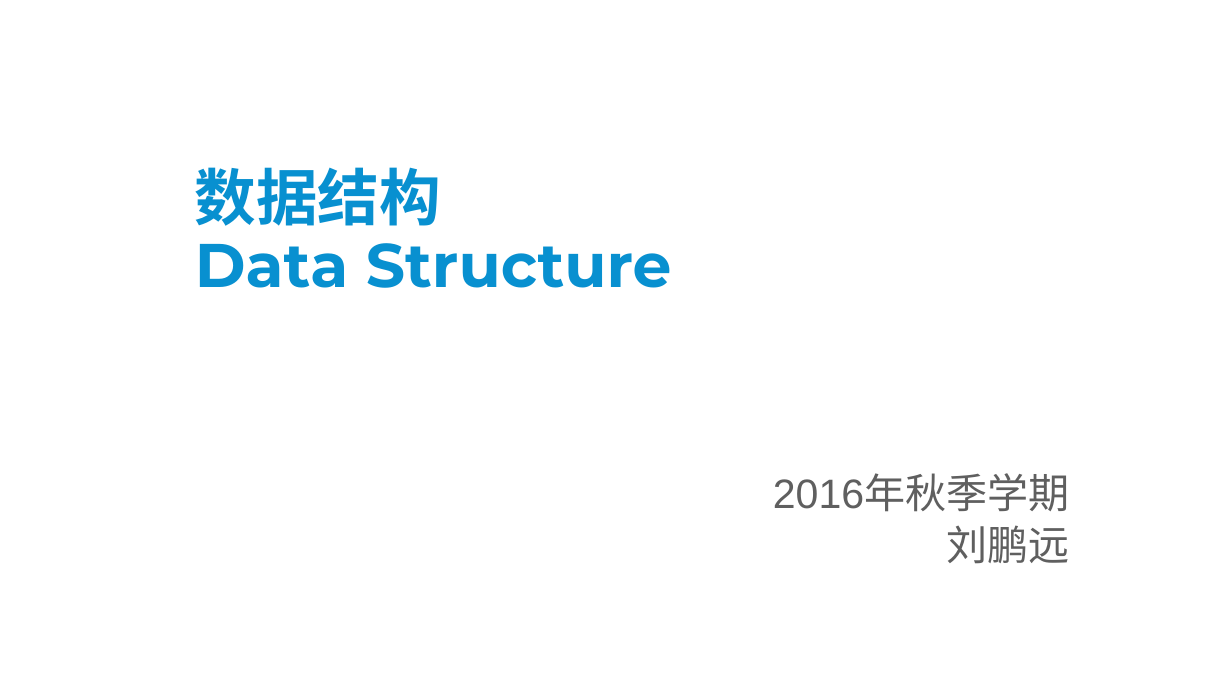
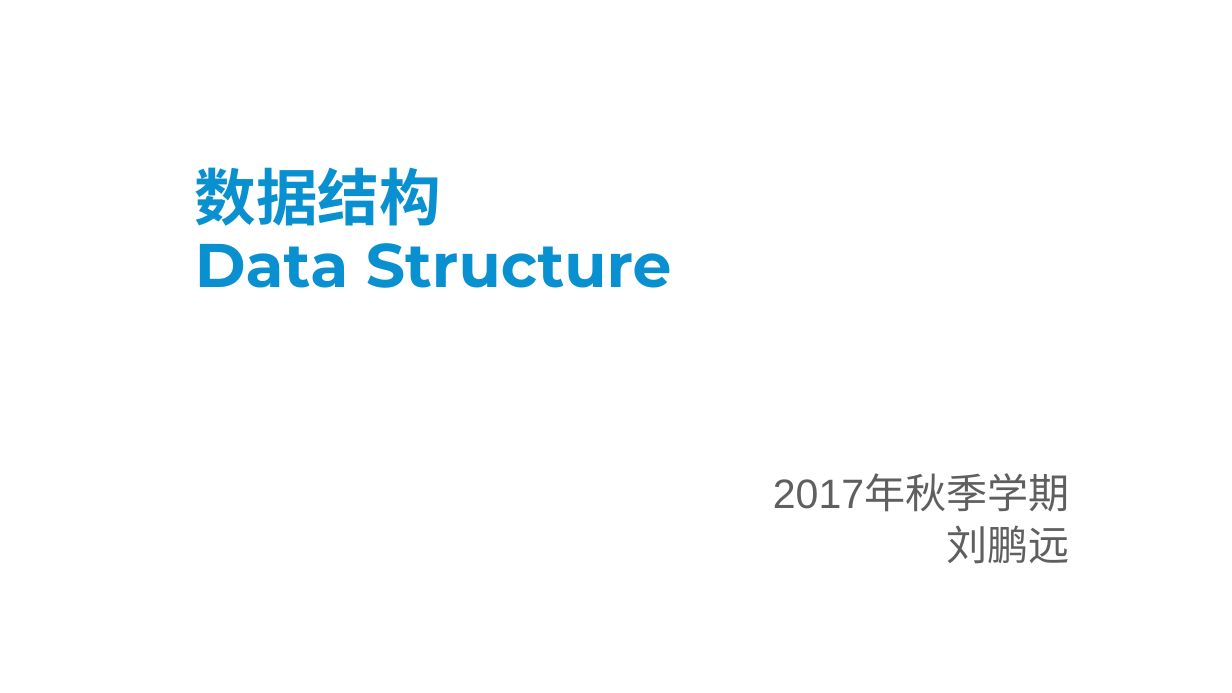
Before and after one commit to liupengyuan/Data_structure, a slide deck: slide 1 of 11.ppt. Drawn at 1232x693 pixels with LibreOffice and Linux fonts; fonts in the diff are those of the drawing. Boxes give left, top, right and bottom in pixels: in the first picture for what was removed or moved away, otherwise in the second. Text is boxed around its words. In the diff, an @@ line names an element or a change of style, - is before the commit and + after.

```diff
--- a/11.ppt
+++ b/11.ppt
@@ subtitle at (773, 475, 1070, 512): text changed @@
-2016年秋季学期
+2017年秋季学期
```
Also in this commit, not shown: 10 other slides changed, 1 slide added.
